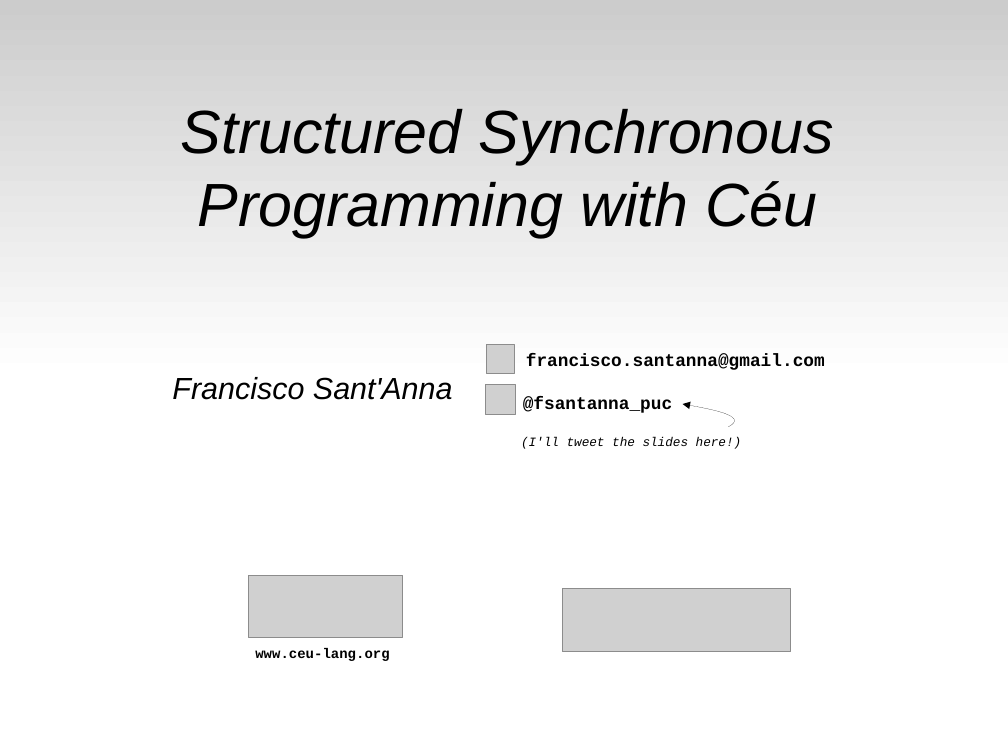
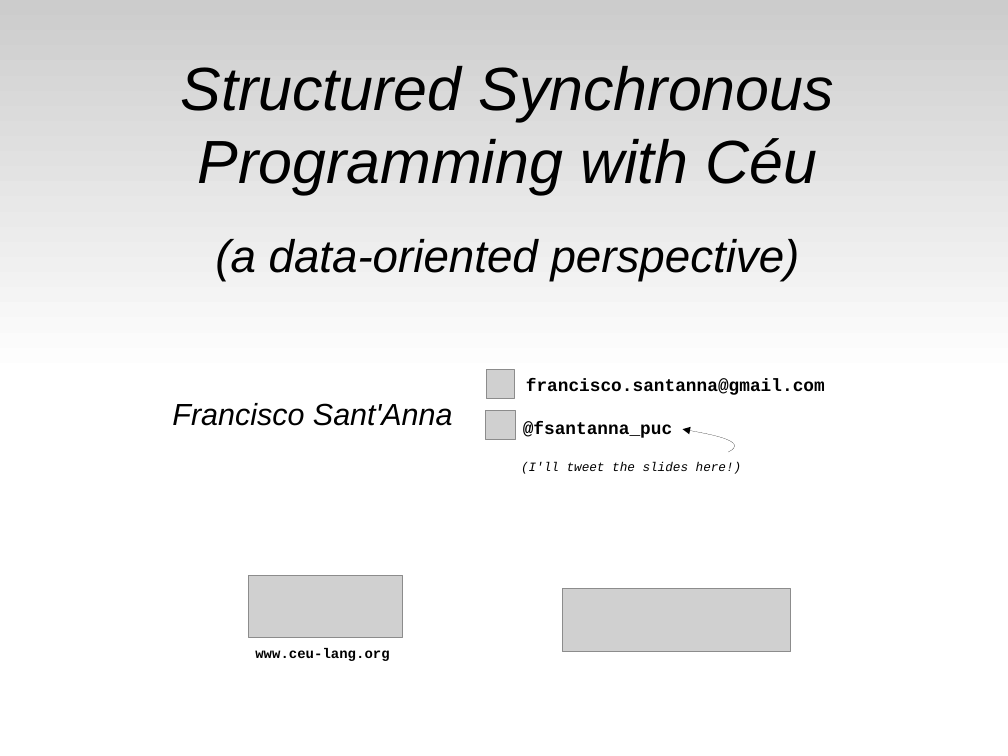
Before and after one commit to fsantanna-no/ceu-docs, a slide deck: slide 20 of ceu_curryon.odp (slide 1 before the commit). Drawn at 1008x756 pixels with LibreOffice and Linux fonts; fonts in the diff are those of the drawing; grey boxes stand for pictures. Boxes give left, top, right and bottom in pixels: in the first picture for what was removed or moved away, otherwise in the second. Text is boxed around its words. In the diff, an @@ line names an element or a change of style, - is before the commit and + after.

```diff
--- a/ceu_curryon.odp
+++ b/ceu_curryon.odp
@@ subtitle "Structured Synchronous Programming with Céu": place and size @@
-subtitle "Structured Synchronous Programming with Céu" at box(181, 109, 834, 237)
+subtitle "Structured Synchronous Programming with Céu" at box(181, 66, 834, 281)
@@ subtitle at box(215, 239, 800, 281): paragraph added @@
+(a data-oriented perspective)
@@ picture: place and size @@
-picture at box(486, 385, 516, 415)
+picture at box(487, 370, 515, 399)
@@ picture: place and size @@
-picture at box(487, 345, 515, 373)
+picture at box(486, 411, 516, 441)
@@ 2 texts, 1 freeform shape: place and size @@
-2 texts, 1 freeform shape at box(172, 354, 825, 449)
+2 texts, 1 freeform shape at box(172, 379, 825, 474)
```
Also in this commit, not shown: 13 other slides changed, 3 slides added, 9 slides removed.
